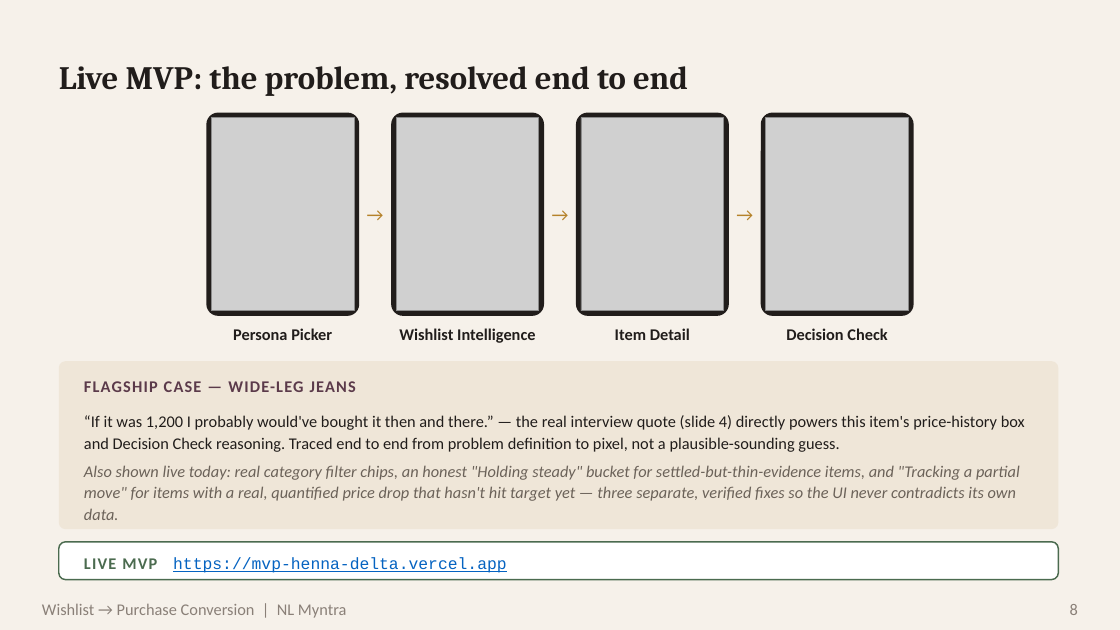
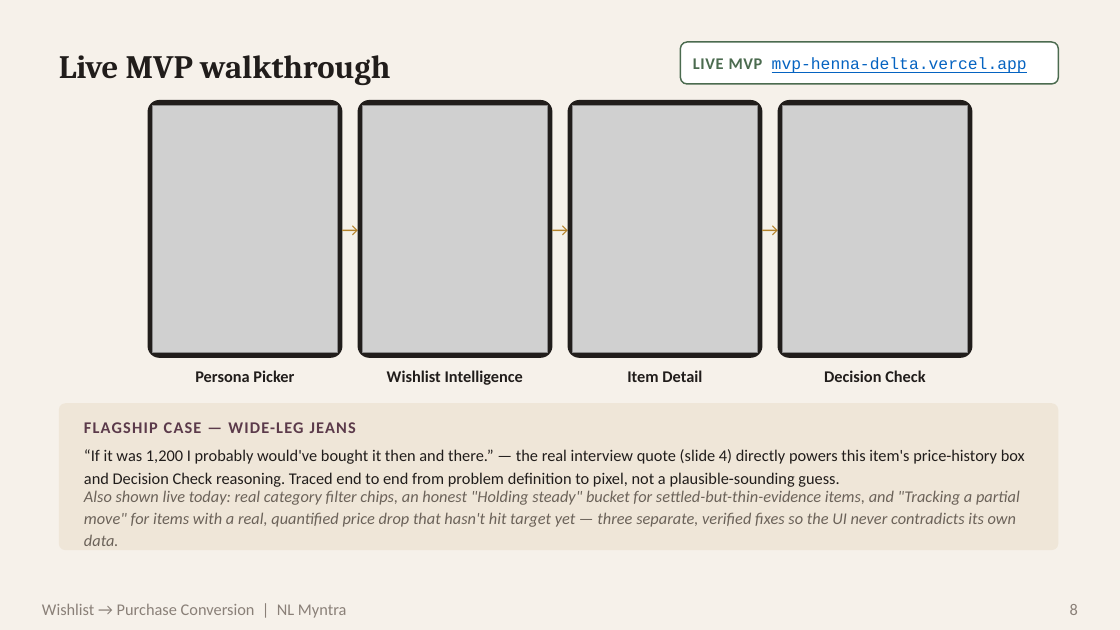
Before and after one commit to blazing-llama/NL-Myntra-Graduation-Project, a slide deck: slide 8 of docs/deck/NL Myntra.pptx. Drawn at 1120x630 pixels with LibreOffice and Linux fonts; fonts in the diff are those of the drawing; grey boxes stand for pictures. Boxes give left, top, right and bottom in pixels: in the first picture for what was removed or moved away, otherwise in the second. Text is boxed around its words. In the diff, an @@ line names an element or a change of style, - is before the commit and + after.

```diff
--- a/docs/deck/NL Myntra.pptx
+++ b/docs/deck/NL Myntra.pptx
@@ text at box(59, 55, 390, 85): text changed @@
-Live MVP: the problem, resolved end to end
+Live MVP walkthrough
@@ rounded rectangle added at box(681, 42, 1059, 84), fill #FFFFFF, outline #4B6B4F 1.25 pt @@
@@ text at box(693, 57, 1027, 73): text changed @@
-LIVE MVP https://mvp-henna-delta.vercel.app
+LIVE MVP mvp-henna-delta.vercel.app
@@ rounded rectangle: place and size @@
-rounded rectangle at box(207, 113, 360, 316)
+rounded rectangle at box(148, 100, 343, 358)
@@ picture: place and size @@
-picture at box(212, 118, 355, 311)
+picture at box(153, 105, 338, 353)
@@ text "→" rewrapped from box(355, 118, 397, 311) to box(338, 105, 363, 353) @@
@@ rounded rectangle: place and size @@
-rounded rectangle at box(392, 113, 544, 316)
+rounded rectangle at box(358, 100, 553, 358)
@@ picture: place and size @@
-picture at box(397, 118, 539, 311)
+picture at box(363, 105, 548, 353)
@@ text "→" rewrapped from box(539, 118, 581, 311) to box(548, 105, 573, 353) @@
@@ rounded rectangle: place and size @@
-rounded rectangle at box(576, 113, 729, 316)
+rounded rectangle at box(568, 100, 763, 358)
@@ picture: place and size @@
-picture at box(581, 118, 724, 311)
+picture at box(573, 105, 758, 353)
@@ text "→" rewrapped from box(724, 118, 766, 311) to box(758, 105, 783, 353) @@
@@ proportions changed in 5 elements at box(59, 403, 1059, 550), box(358, 100, 553, 358), box(568, 100, 763, 358), box(148, 100, 343, 358), box(778, 100, 973, 358) @@
@@ rounded rectangle: place and size @@
-rounded rectangle at box(761, 113, 914, 316)
+rounded rectangle at box(778, 100, 973, 358)
@@ picture: place and size @@
-picture at box(766, 118, 909, 311)
+picture at box(783, 105, 968, 353)
@@ text "Persona Picker": place and size @@
-text "Persona Picker" at box(233, 328, 332, 340)
+text "Persona Picker" at box(195, 370, 294, 382)
@@ text "Wishlist Intelligence": place and size @@
-text "Wishlist Intelligence" at box(399, 328, 535, 343)
+text "Wishlist Intelligence" at box(387, 370, 523, 385)
@@ text "Item Detail": place and size @@
-text "Item Detail" at box(615, 328, 690, 340)
+text "Item Detail" at box(627, 370, 702, 382)
@@ text "Decision Check": place and size @@
-text "Decision Check" at box(786, 328, 887, 340)
+text "Decision Check" at box(824, 370, 925, 382)
@@ rounded rectangle: place and size @@
-rounded rectangle at box(59, 361, 1059, 529)
+rounded rectangle at box(59, 403, 1059, 550)
@@ text "FLAGSHIP CASE — WIDE-LEG JEANS": place and size @@
-text "FLAGSHIP CASE — WIDE-LEG JEANS" at box(84, 381, 356, 392)
+text "FLAGSHIP CASE — WIDE-LEG JEANS" at box(84, 422, 356, 433)
@@ text "“If it was 1,200 I ...": place and size @@
-text "“If it was 1,200 I ..." at box(84, 415, 1025, 452)
+text "“If it was 1,200 I ..." at box(84, 449, 1025, 487)
@@ text "Also shown live today: real ...": place and size @@
-text "Also shown live today: real ..." at box(84, 465, 1020, 520)
+text "Also shown live today: real ..." at box(84, 490, 1020, 546)
@@ rounded rectangle removed at box(59, 542, 1059, 580) @@
```
Also in this commit, not shown: 2 other slides changed, 2 other files.
